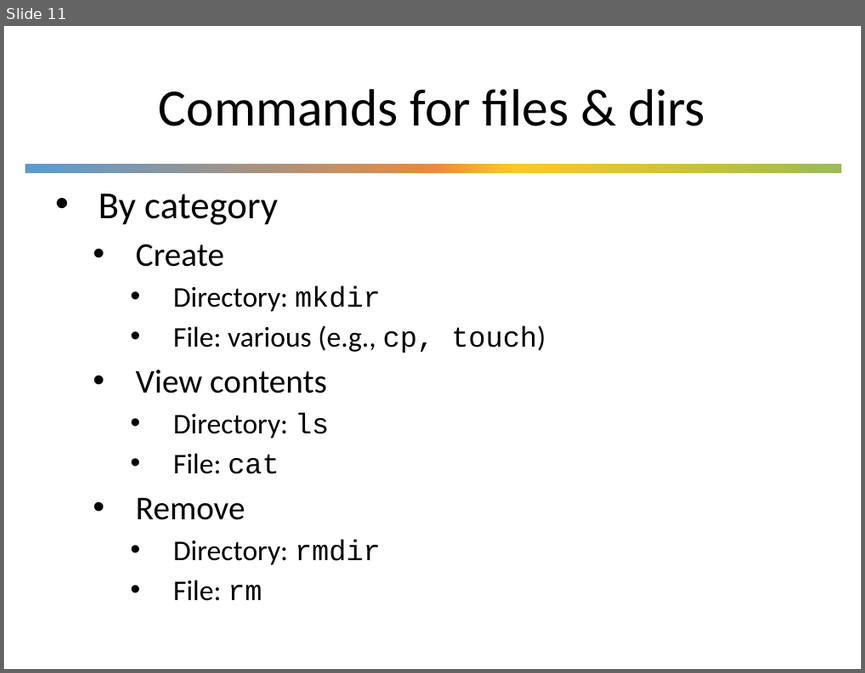
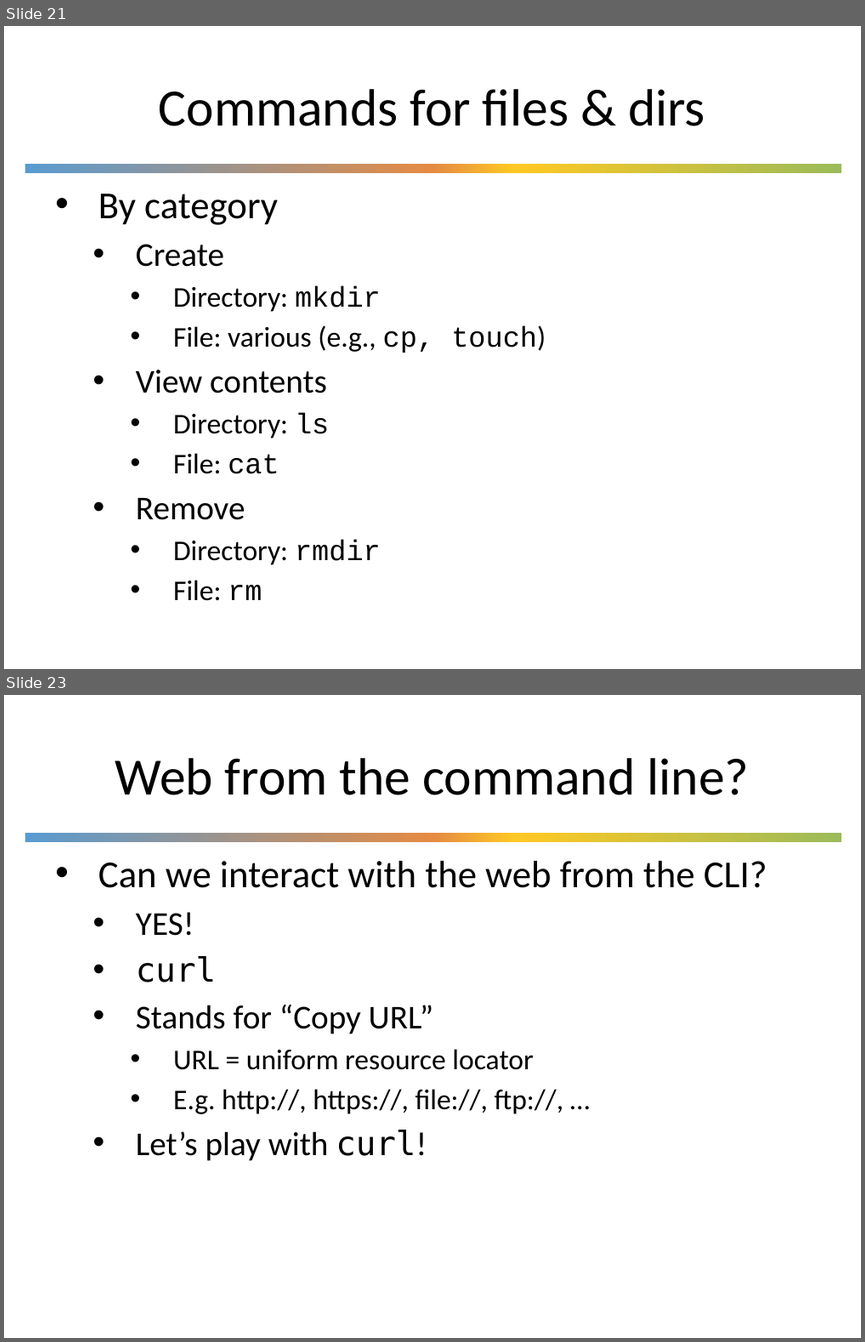
Before and after one commit to UWDIRECT/UWDIRECT.github.io, a slide deck: Wi21_content/SEDS/L1.1.Command_Line.pptx. Shown one above the other, each under a label of ours: slide 11 before the commit, slides 21 and 23 after it; the slides between them are not shown. The pictures are 865x673 and 865x1342 pixels, drawn with LibreOffice and Linux fonts; fonts in the diff are those of the drawing; background and template pictures are left out. Boxes give left, top, right and bottom in pixels: in the first picture for what was removed or moved away, otherwise in the second. Text is boxed around its words. In the diff, an @@ line names an element or a change of style, - is before the commit and + after.

```diff
--- a/Wi21_content/SEDS/L1.1.Command_Line.pptx
+++ b/Wi21_content/SEDS/L1.1.Command_Line.pptx
@@ slide 23 added at (4, 695, 861, 1338), background #FFFFFF; not listed: 1 template element that a slide beside it also shows @@
@@ title added at (114, 758, 749, 795), 44 pt, text #000000 @@
+Web from the command line?
@@ text added at (98, 861, 767, 1161), 24 pt, text #000000 @@
+• Can we interact with the web from the CLI?
+  • YES!
+  • curl
+  • Stands for “Copy URL”
+    • URL = uniform resource locator
+    • E.g. http://, https://, file://, ftp://, …
+  • Let’s play with curl!
@@ what was slide 11 is now slide 21 @@
```
Also in this commit, not shown: 1 slide changed, 13 other slides added, 2 slides removed.
